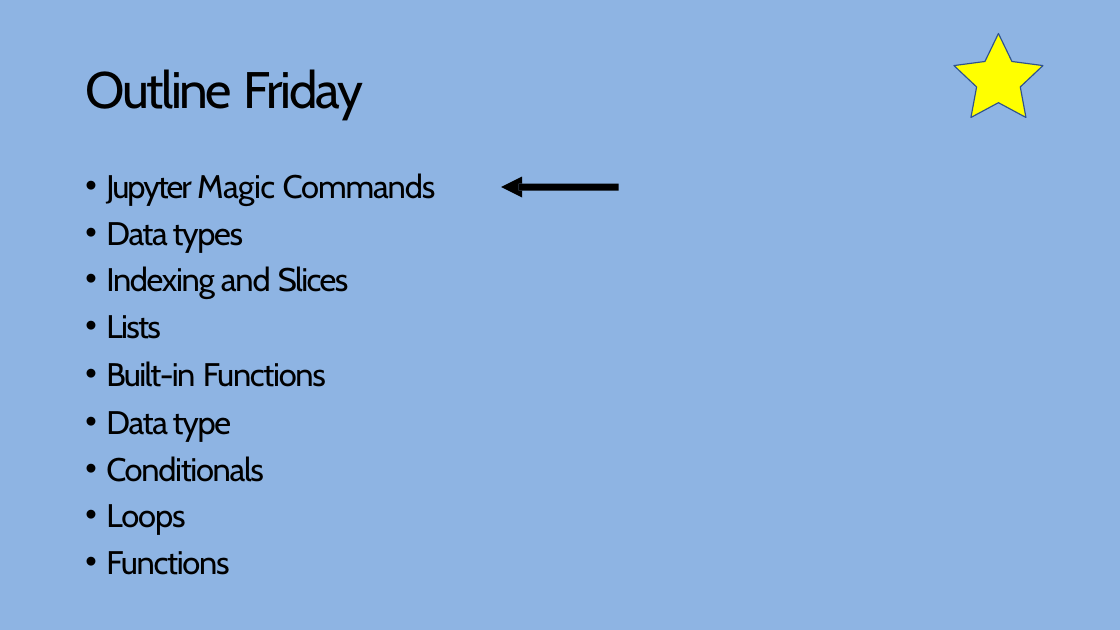
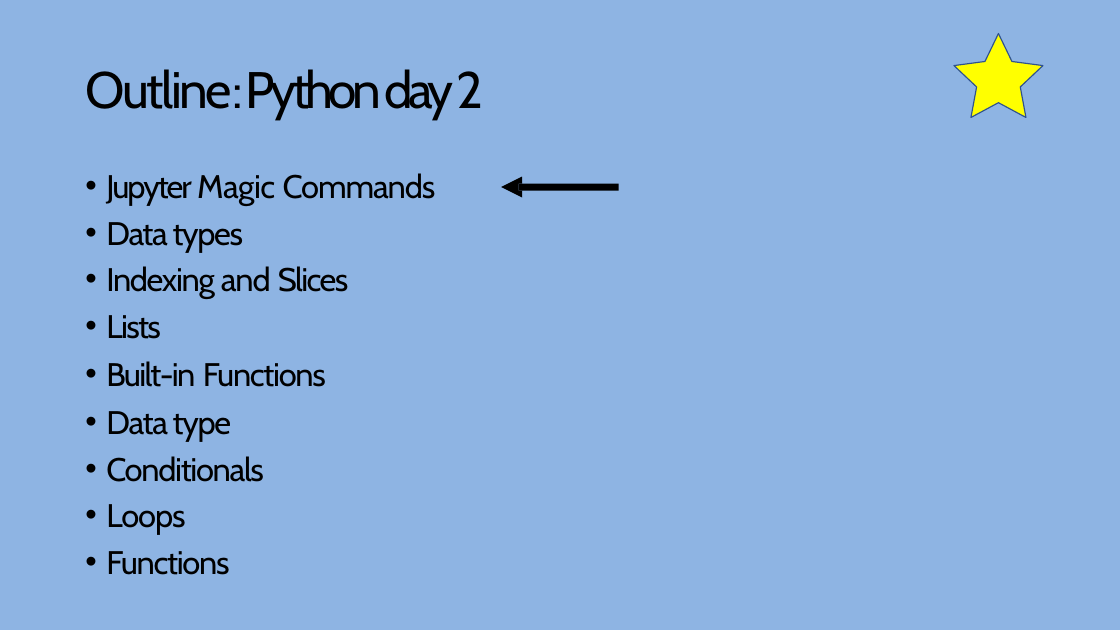
Before and after one commit to elcarrillo/computational_bootcamp_material, a slide deck: slide 20 of day 3-5 -python basics/python_basics_slides.pptx. Drawn at 1120x630 pixels with LibreOffice and Linux fonts; fonts in the diff are those of the drawing. Boxes give left, top, right and bottom in pixels: in the first picture for what was removed or moved away, otherwise in the second. Text is boxed around its words. In the diff, an @@ line names an element or a change of style, - is before the commit and + after.

Commit message:
updated python slides

```diff
--- a/day 3-5 -python basics/python_basics_slides.pptx
+++ b/day 3-5 -python basics/python_basics_slides.pptx
@@ title at bbox=[85, 69, 484, 119]: text changed @@
-Outline Friday
+Outline: Python day 2
```
Also in this commit, not shown: 2 other slides changed, 1 slide added, 6 other files.
